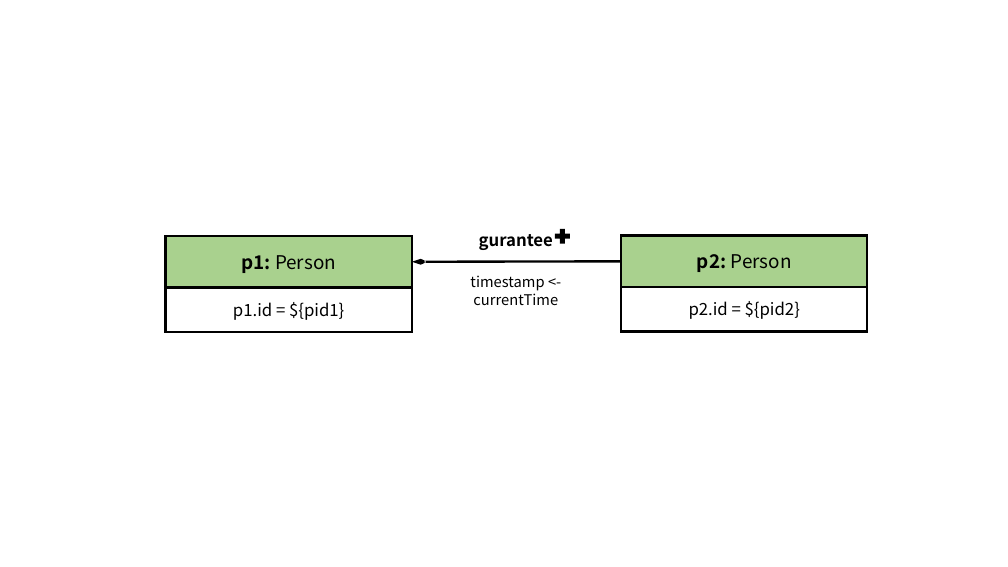
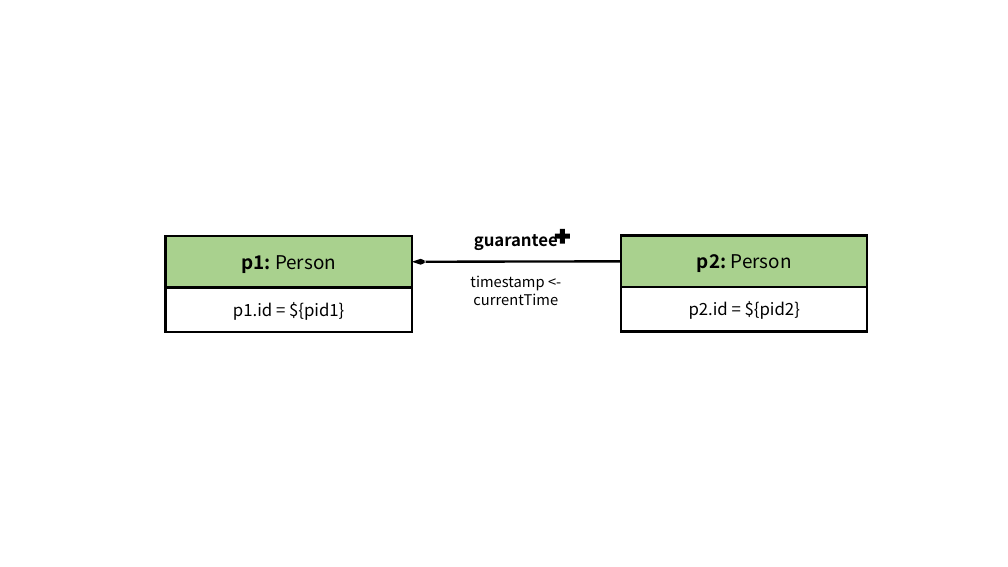
Before and after one commit to ldbc/ldbc_finbench_docs, a slide deck: slide 13 of patterns/transaction-write.pptx. Drawn at 1008x567 pixels with LibreOffice and Linux fonts; fonts in the diff are those of the drawing. Boxes give left, top, right and bottom in pixels: in the first picture for what was removed or moved away, otherwise in the second. Text is boxed around its words. In the diff, an @@ line names an element or a change of style, - is before the commit and + after.

Commit message:
fix gurantee typo error and accounts type error in diagrams

```diff
--- a/patterns/transaction-write.pptx
+++ b/patterns/transaction-write.pptx
@@ text at (474,233,558,250): text changed @@
-gurantee
+guarantee
```
Also in this commit, not shown: 3 other files.
